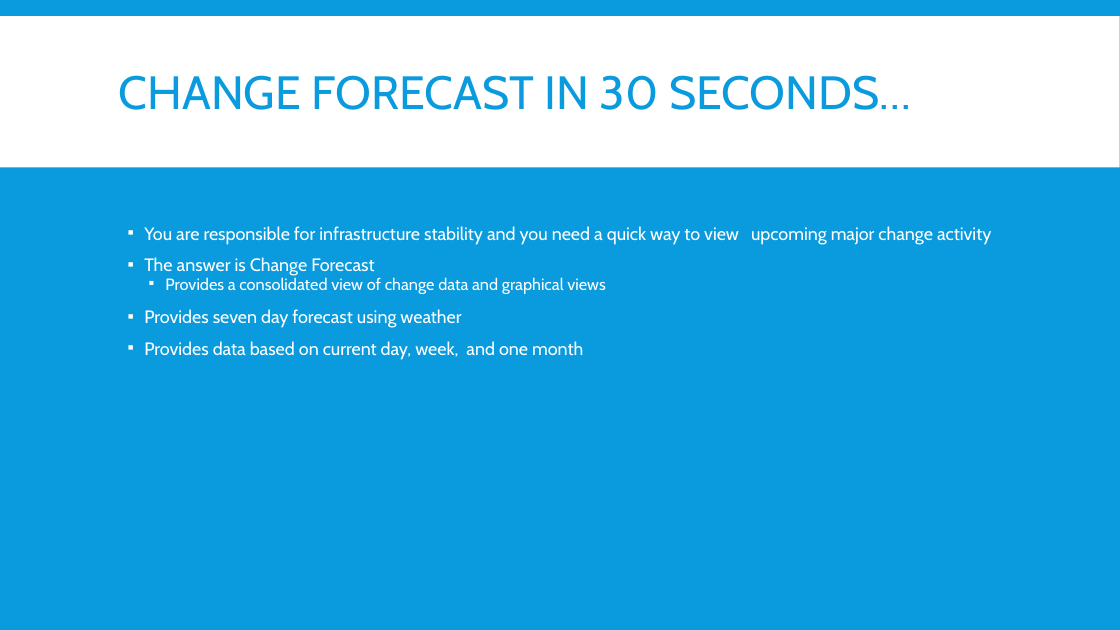
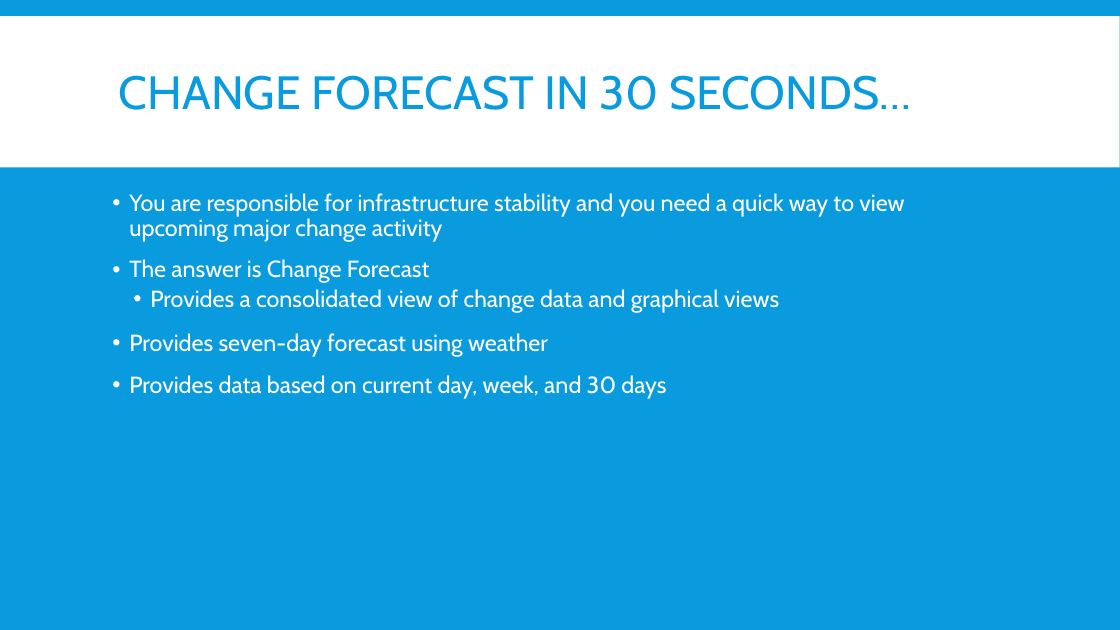
Before and after one commit to gehanstedt/change-forecast, a slide deck: slide 3 of Presentation/Draft Change Forecast Presentation.pptx. Drawn at 1120x630 pixels with LibreOffice and Linux fonts; fonts in the diff are those of the drawing. Boxes give left, top, right and bottom in pixels: in the first picture for what was removed or moved away, otherwise in the second. Text is boxed around its words. In the diff, an @@ line names an element or a change of style, - is before the commit and + after.

```diff
--- a/Presentation/Draft Change Forecast Presentation.pptx
+++ b/Presentation/Draft Change Forecast Presentation.pptx
@@ text "You are responsible for infrastructure ...": place and size @@
-text "You are responsible for infrastructure ..." at (144, 226, 991, 360)
+text "You are responsible for infrastructure ..." at (129, 193, 904, 399)
@@ text at (129, 193, 904, 313): size 15.4 to 20 pt in "You are responsible for infrastructure stability and ...", "The answer is Change Forecast"; size 14 to 20 pt in "Provides a consolidated view of change data ..."; bullet ▪ to •; line spacing 0.7 to 0.9 @@
@@ text at (129, 333, 666, 399): text changed; size 15.4 to 20 pt @@
-▪ Provides seven day forecast using weather
-▪ Provides data based on current day, week, and one month
+• Provides seven-day forecast using weather
+• Provides data based on current day, week, and 30 days
```
Also in this commit, not shown: 8 other slides changed, 1 other file.
